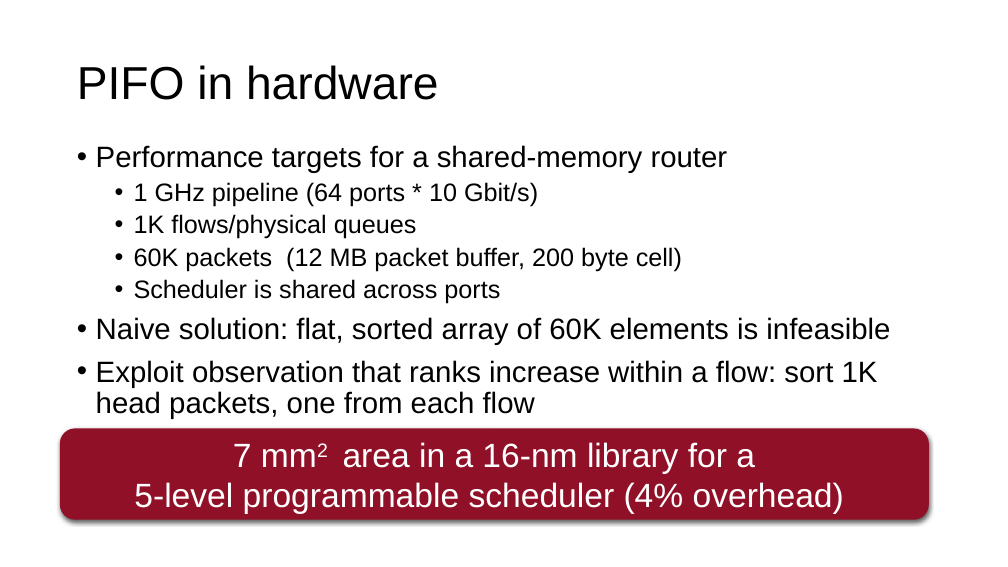
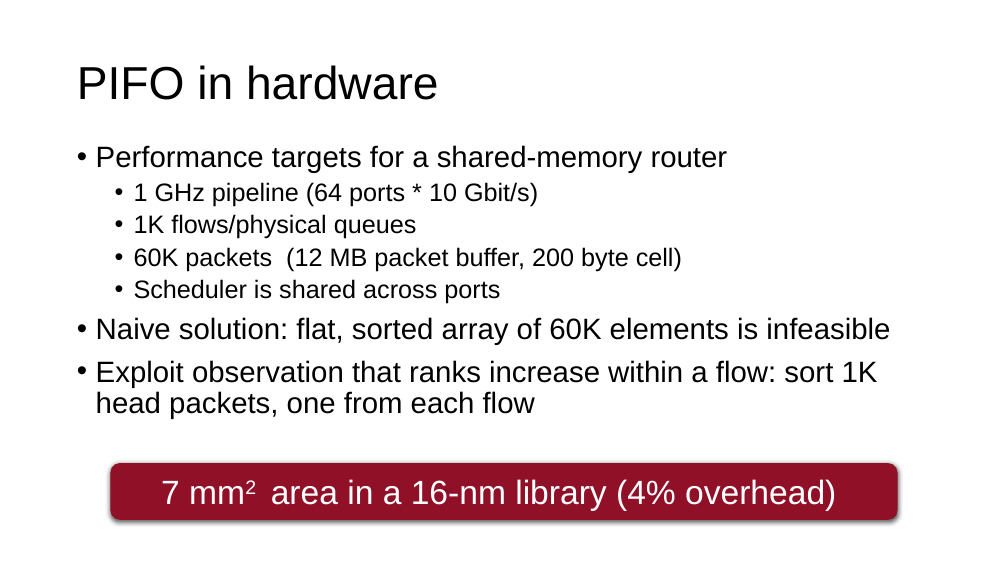
Before and after one commit to anirudhSK/pifo-domino-marple-ppts, a slide deck: slide 37 of combined_domino_pifo.pptx (slide 39 before the commit). Drawn at 1008x567 pixels with LibreOffice and Linux fonts; fonts in the diff are those of the drawing. Boxes give left, top, right and bottom in pixels: in the first picture for what was removed or moved away, otherwise in the second. Text is boxed around its words. In the diff, an @@ line names an element or a change of style, - is before the commit and + after.

```diff
--- a/combined_domino_pifo.pptx
+++ b/combined_domino_pifo.pptx
@@ rounded rectangle "7 mm2 area in a ...": place and size @@
-rounded rectangle "7 mm2 area in a ..." at <box>60,429,929,520</box>
+rounded rectangle "7 mm2 area in a ..." at <box>110,463,898,520</box>
@@ text in rounded rectangle at <box>161,479,836,511</box>: text changed @@
-7 mm2 area in a 16-nm library for a
-5-level programmable scheduler (4% overhead)
+7 mm2 area in a 16-nm library (4% overhead)
```
Also in this commit, not shown: 4 other slides changed, 1 slide added.
